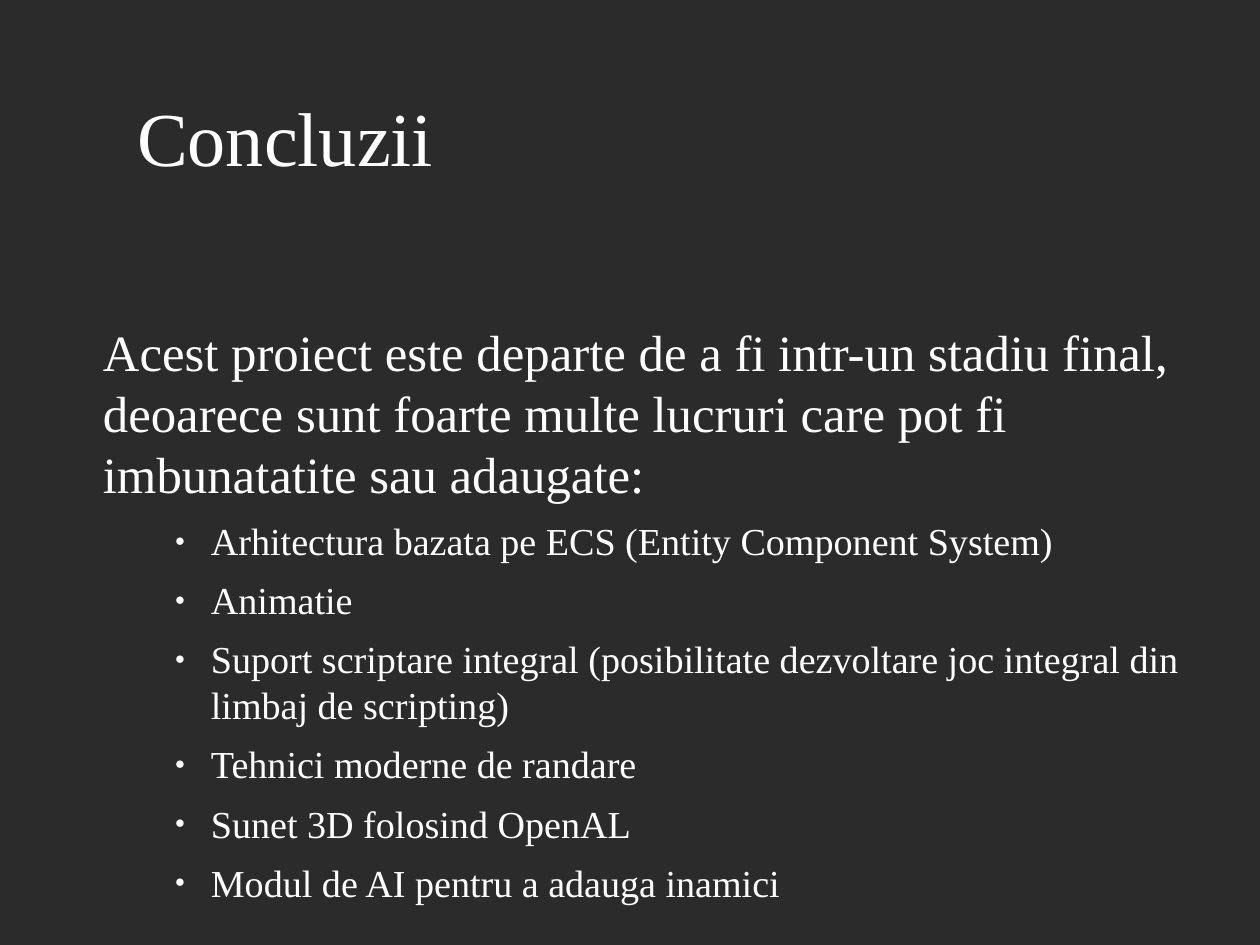
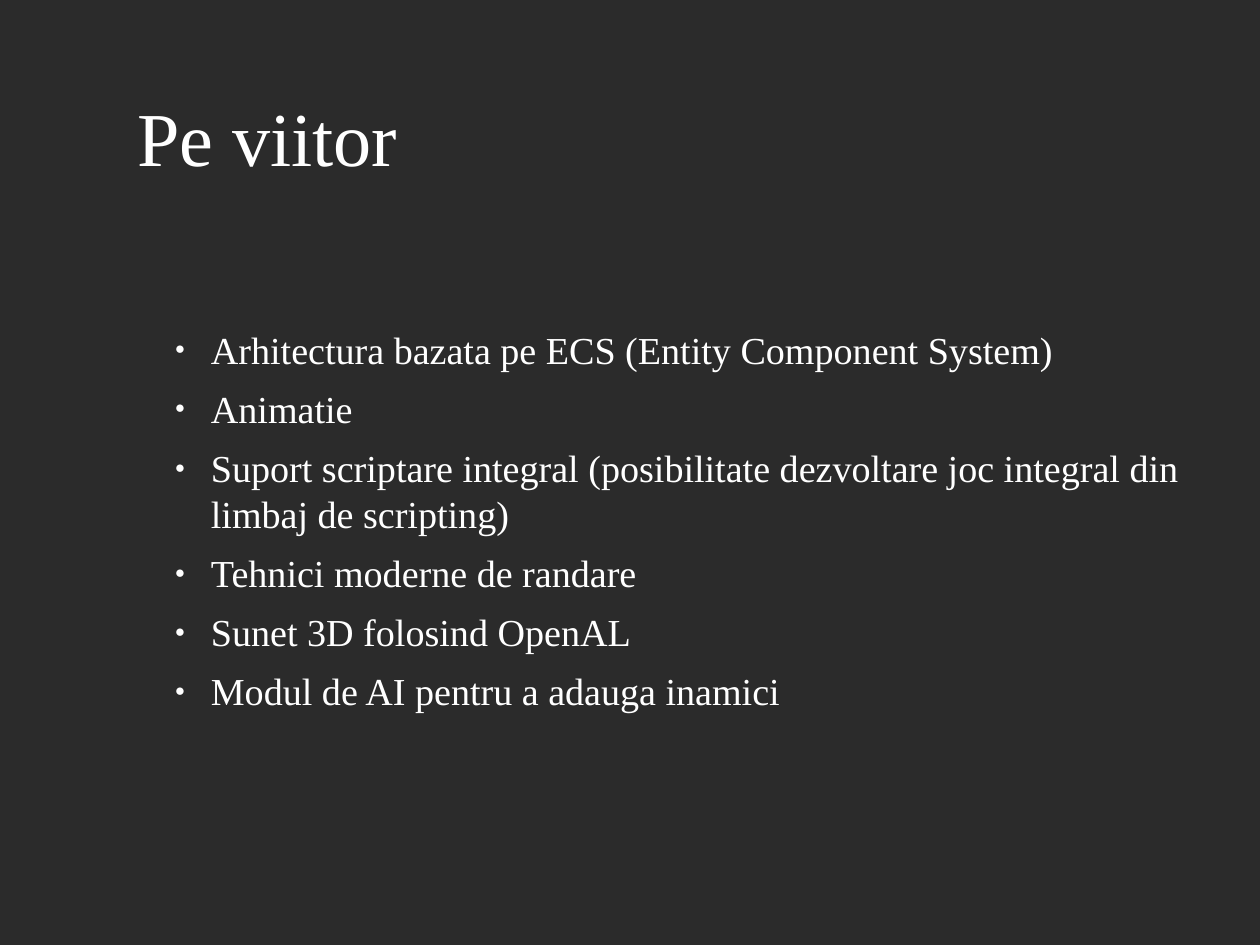
Before and after one commit to AlexandruScutaru/Licenta2019AlexandruOvidiuScutaru, a slide deck: slide 19 of GameEngine3D_prezentare.odp (slide 29 before the commit). Drawn at 1260x945 pixels with LibreOffice and Linux fonts; fonts in the diff are those of the drawing; background and template pictures are left out; a plain dark background stands for a picture behind light text. Boxes give left, top, right and bottom in pixels: in the first picture for what was removed or moved away, otherwise in the second. Text is boxed around its words. In the diff, an @@ line names an element or a change of style, - is before the commit and + after.

```diff
--- a/GameEngine3D_prezentare.odp
+++ b/GameEngine3D_prezentare.odp
@@ title at [137,115,397,167]: text changed @@
-Concluzii
+Pe viitor
@@ text at [103,335,1168,503]: paragraph removed @@
-Acest proiect este departe de a fi intr-un stadiu final, deoarece sunt foarte multe lucruri care pot fi imbunatatite sau adaugate:
```
Also in this commit, not shown: 3 other slides changed, 12 slides added, 22 slides removed.
